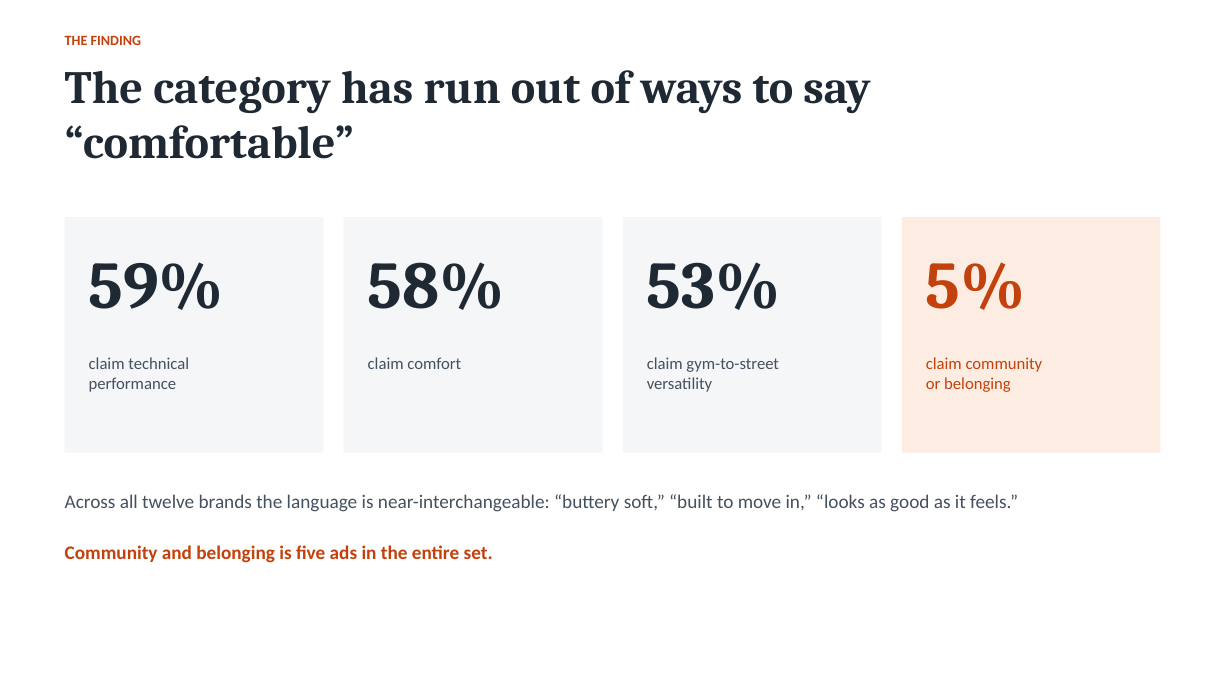
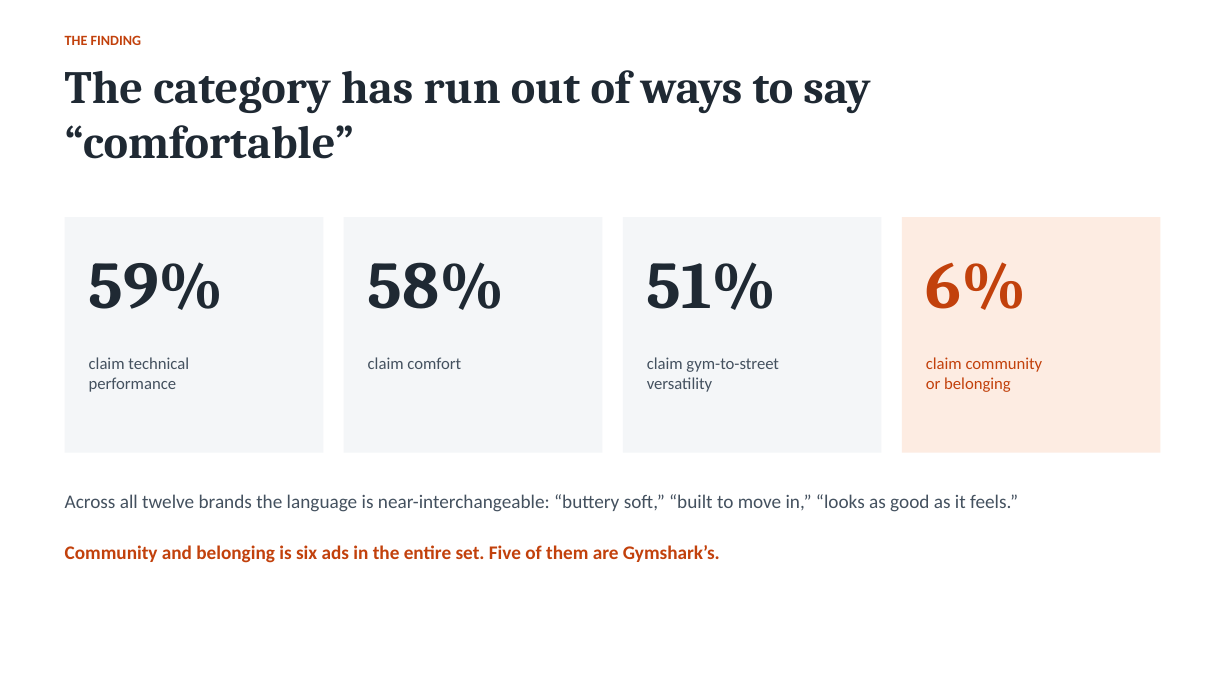
Before and after one commit to spdooley5949/Creative-Teardown-Marketing, a slide deck: slide 2 of output/Dooley_Creative_Teardown_Findings.pptx. Drawn at 1232x693 pixels with LibreOffice and Linux fonts; fonts in the diff are those of the drawing. Boxes give left, top, right and bottom in pixels: in the first picture for what was removed or moved away, otherwise in the second. Text is boxed around its words. In the diff, an @@ line names an element or a change of style, - is before the commit and + after.

```diff
--- a/output/Dooley_Creative_Teardown_Findings.pptx
+++ b/output/Dooley_Creative_Teardown_Findings.pptx
@@ text at [647, 262, 777, 310]: text changed @@
-53%
+51%
@@ text at [926, 262, 1027, 310]: text changed @@
-5%
+6%
@@ text at [65, 545, 720, 563]: text changed @@
-Community and belonging is five ads in the entire set.
+Community and belonging is six ads in the entire set. Five of them are Gymshark’s.
```
Also in this commit, not shown: 5 other slides changed, 6 other files.
